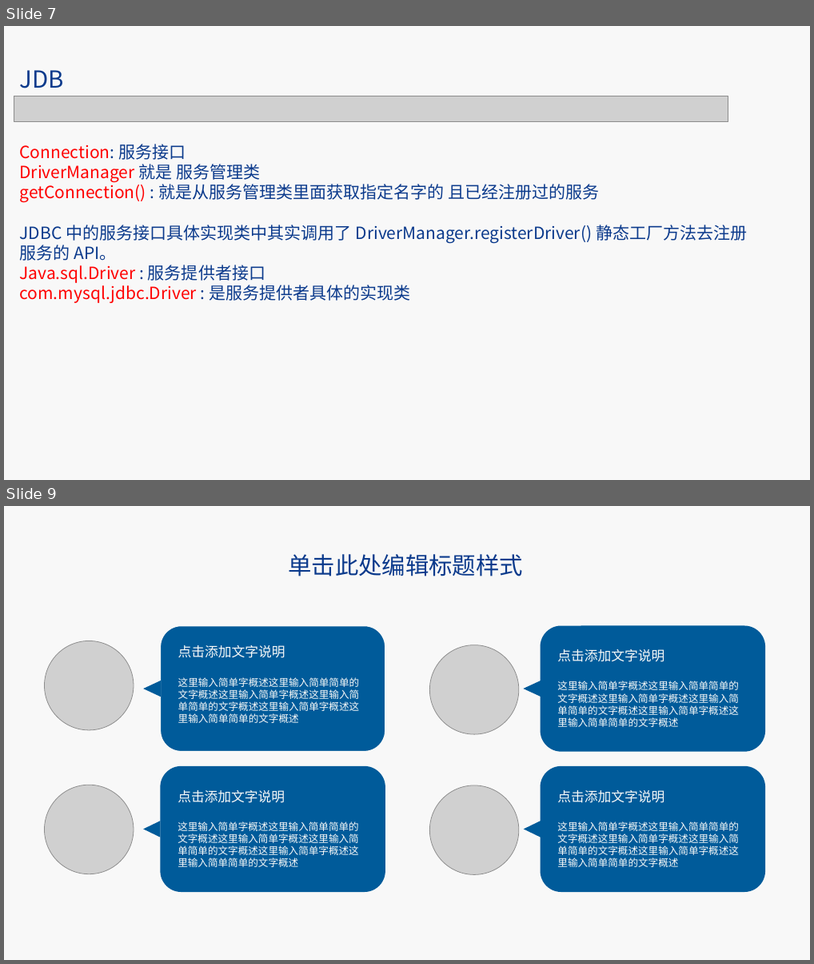
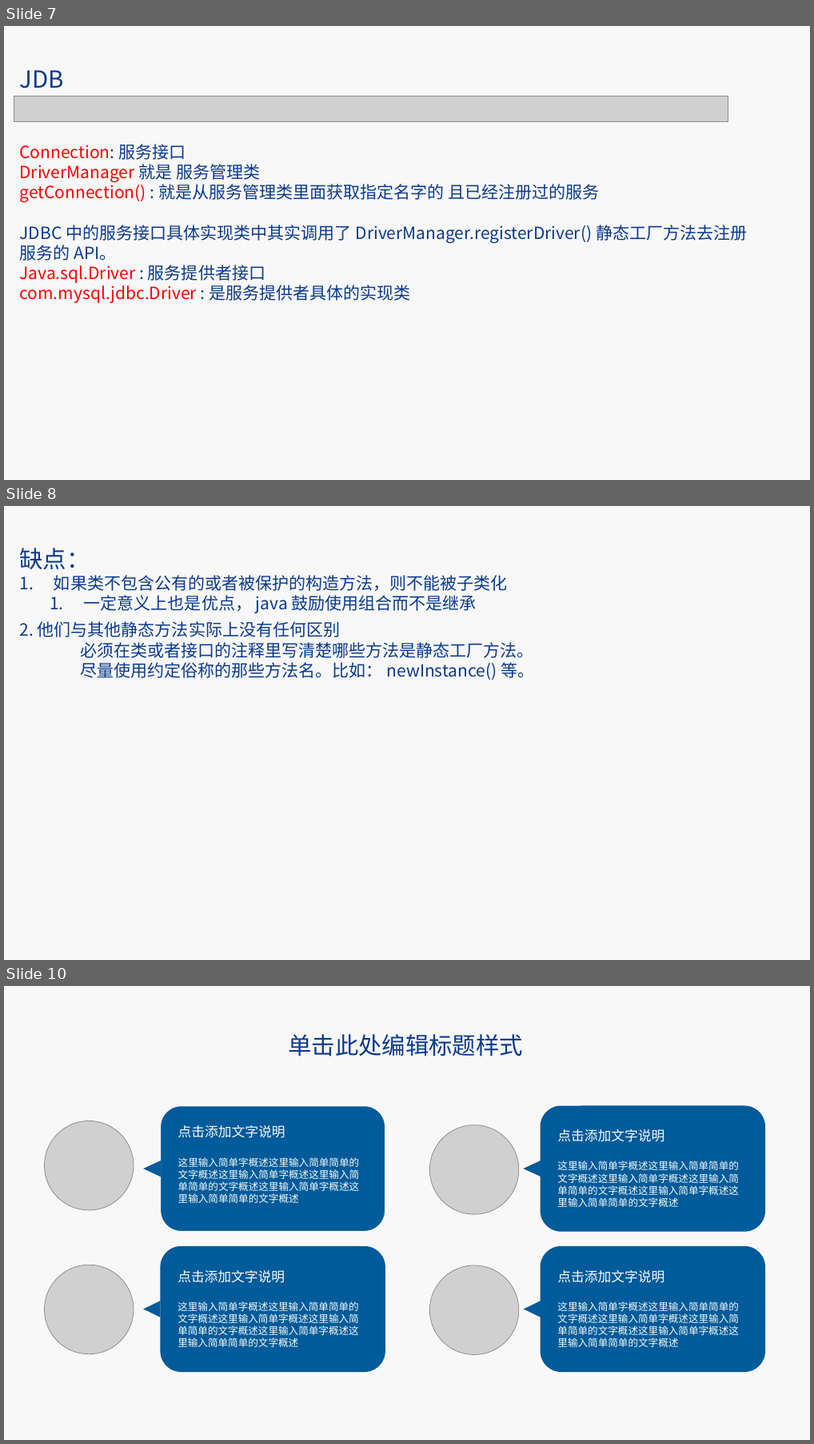
Before and after one commit to kinghaoyu/effectivejava, a slide deck: src/main/resources/ppt/后端技术分享之日常开发中的常用技巧.pptx. Shown one above the other, each under a label of ours: slides 7 and 9 before the commit, slides 7, 8 and 10 after it; the slides between them are not shown. The pictures are 814x964 and 814x1444 pixels, drawn with LibreOffice and Linux fonts; fonts in the diff are those of the drawing; grey boxes stand for pictures; background and template pictures are left out. Boxes give left, top, right and bottom in pixels: in the first picture for what was removed or moved away, otherwise in the second. Text is boxed around its words. In the diff, an @@ line names an element or a change of style, - is before the commit and + after.

```diff
--- a/src/main/resources/ppt/后端技术分享之日常开发中的常用技巧.pptx
+++ b/src/main/resources/ppt/后端技术分享之日常开发中的常用技巧.pptx
@@ slide 8 added at box(4, 506, 810, 960), background #F8F8F8 @@
@@ text added at box(19, 548, 508, 613), 20 pt, text #0B3A8C @@
+缺点：
+1. 如果类不包含公有的或者被保护的构造方法，则不能被子类化
+  1. 一定意义上也是优点， java 鼓励使用组合而不是继承
@@ text added at box(19, 621, 534, 680), 20 pt, text #0B3A8C @@
+2. 他们与其他静态方法实际上没有任何区别
+必须在类或者接口的注释里写清楚哪些方法是静态工厂方法。
+尽量使用约定俗称的那些方法名。比如： newInstance() 等。
@@ what was slide 9 is now slide 10 @@
```
Also in this commit, not shown: 1 other slide added, 1 slide removed, 9 other files.
